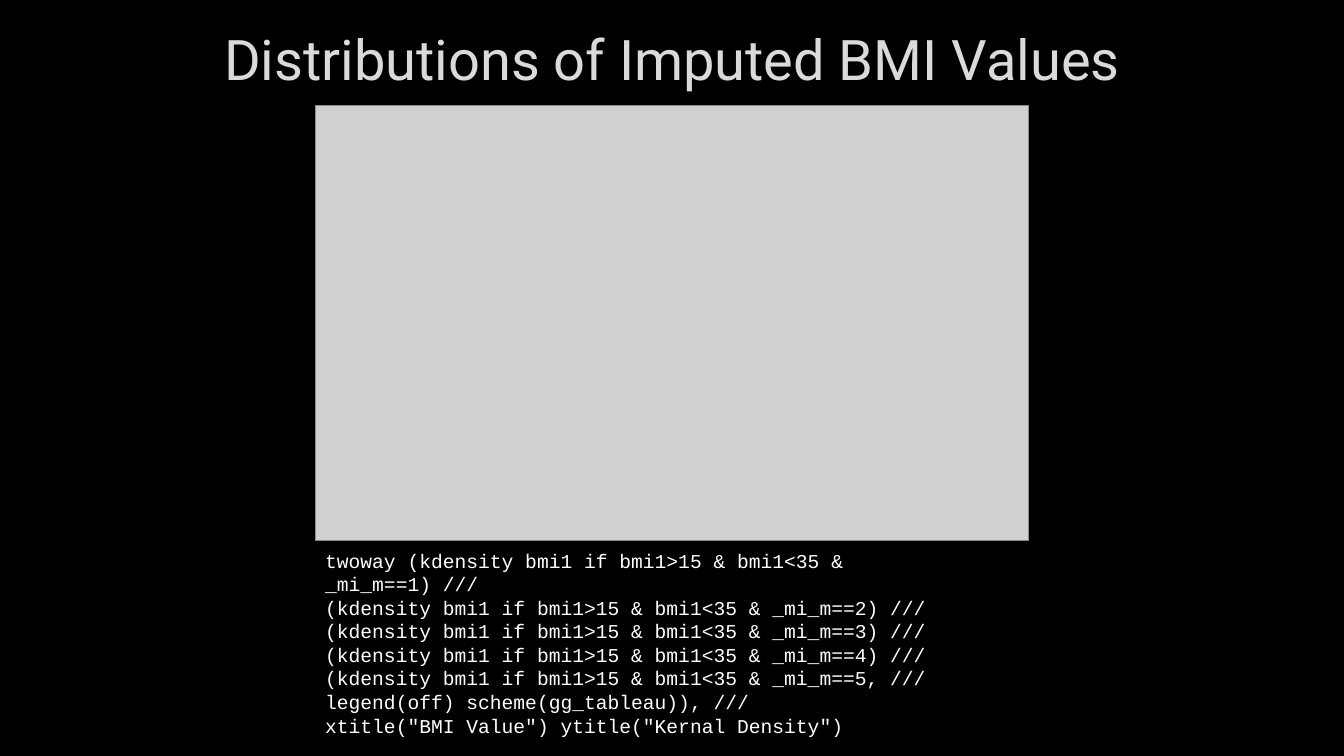
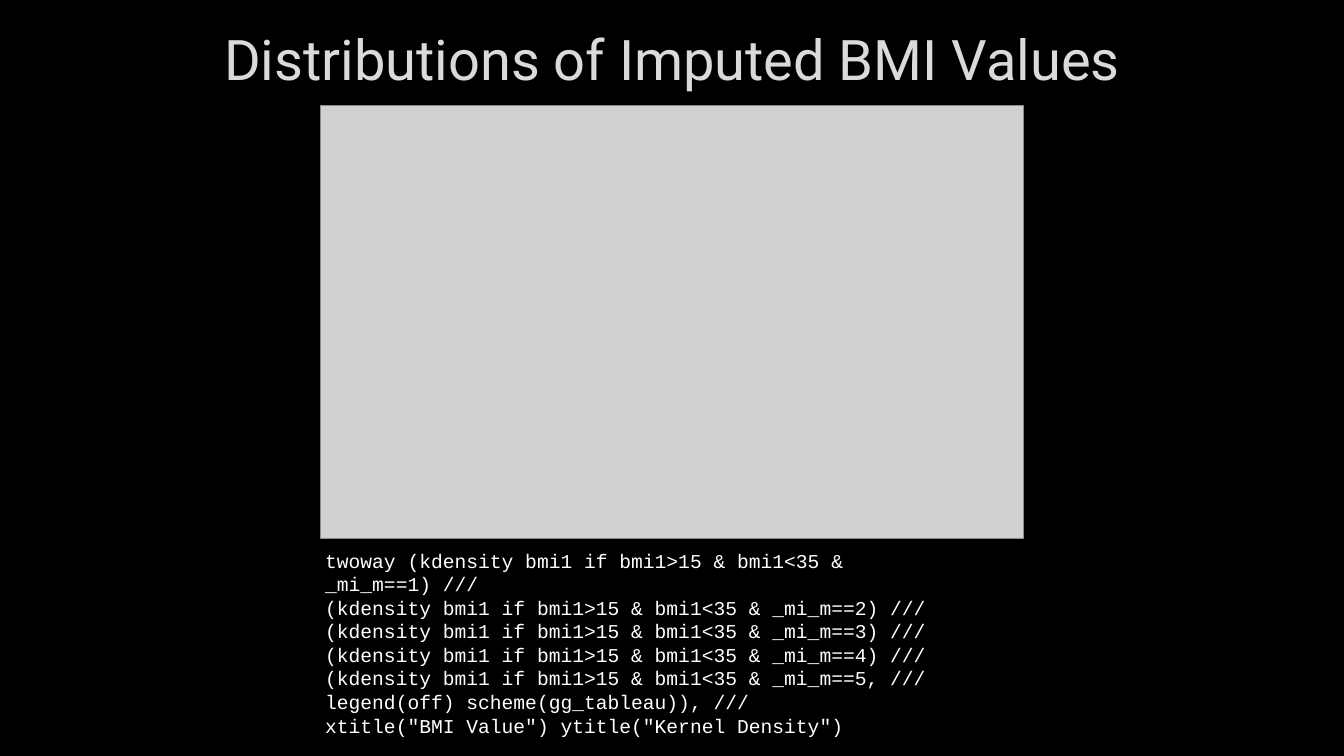
Before and after one commit to sdewittiii/Missing-Data-Imputation, a slide deck: slide 24 of Presentation/Multiple Imputation in Stata Tutorial.pptx. Drawn at 1344x756 pixels with LibreOffice and Linux fonts; fonts in the diff are those of the drawing; grey boxes stand for pictures; background and template pictures are left out. Boxes give left, top, right and bottom in pixels: in the first picture for what was removed or moved away, otherwise in the second. Text is boxed around its words. In the diff, an @@ line names an element or a change of style, - is before the commit and + after.

```diff
--- a/Presentation/Multiple Imputation in Stata Tutorial.pptx
+++ b/Presentation/Multiple Imputation in Stata Tutorial.pptx
@@ picture: place and size @@
-picture at [316, 105, 1029, 539]
+picture at [321, 105, 1023, 537]
@@ text at [325, 719, 843, 737]: text changed @@
-xtitle("BMI Value") ytitle("Kernal Density")
+xtitle("BMI Value") ytitle("Kernel Density")
```
